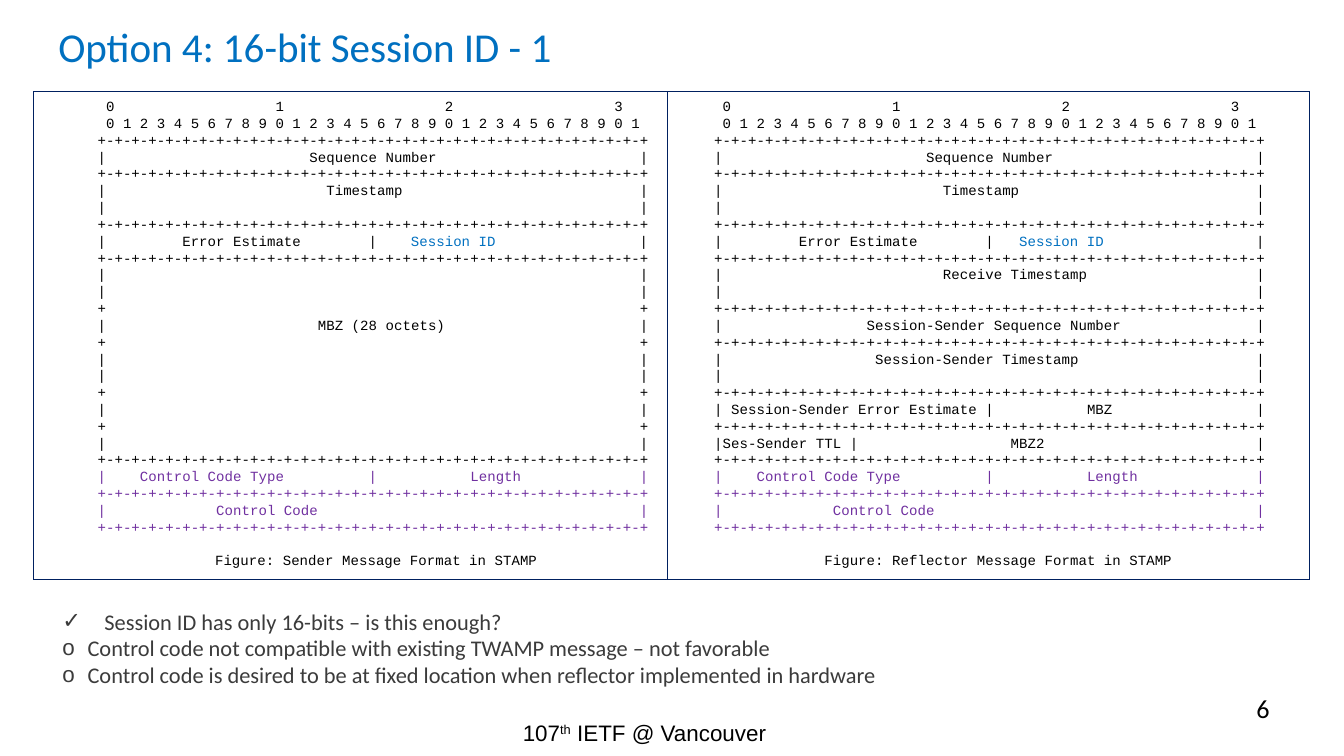
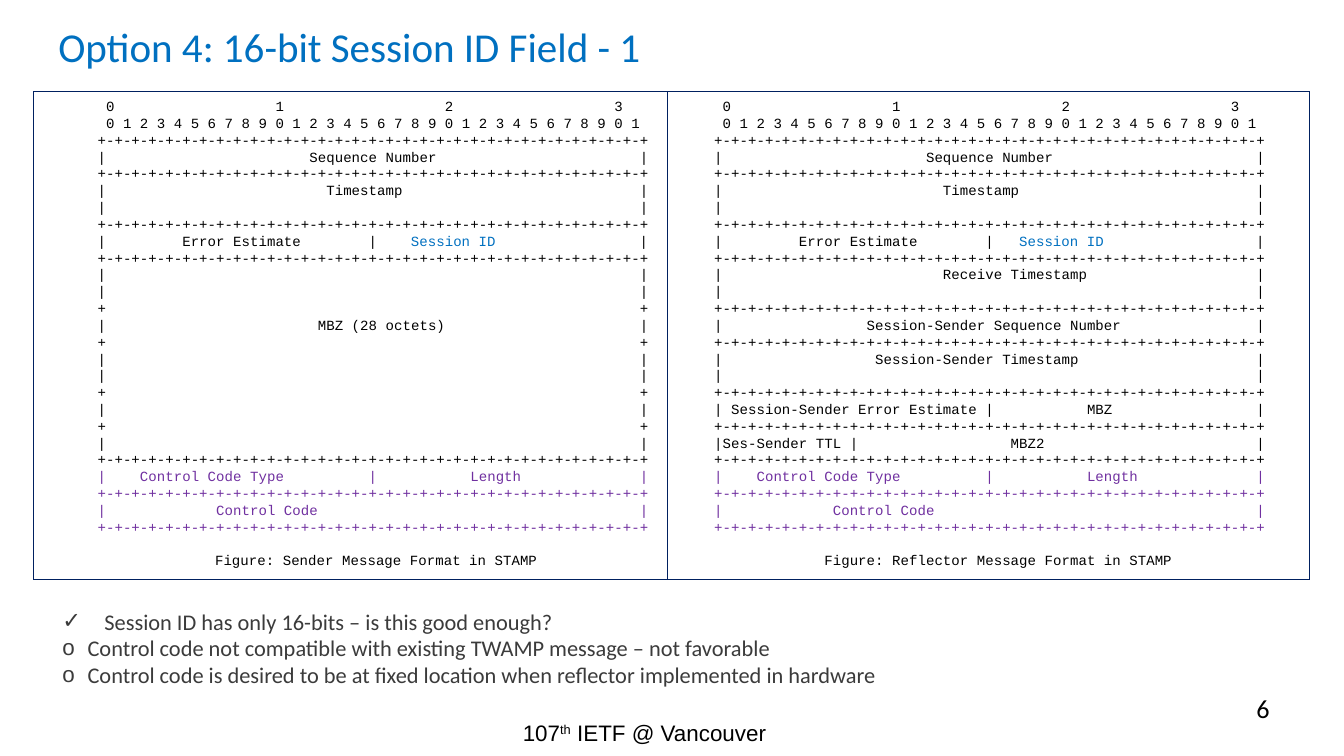
Before and after one commit to rakgandhi/ietf-public, a slide deck: slide 6 of ietf-stamp-session-id-rev1.pptx. Drawn at 1344x756 pixels with LibreOffice and Linux fonts; fonts in the diff are those of the drawing. Boxes give left, top, right and bottom in pixels: in the first picture for what was removed or moved away, otherwise in the second. Text is boxed around its words. In the diff, an @@ line names an element or a change of style, - is before the commit and + after.

```diff
--- a/ietf-stamp-session-id-rev1.pptx
+++ b/ietf-stamp-session-id-rev1.pptx
@@ title at (58, 33, 640, 69): text changed @@
-Option 4: 16-bit Session ID - 1
+Option 4: 16-bit Session ID Field - 1
@@ text at (104, 614, 552, 634): text changed @@
-✓ Session ID has only 16-bits – is this enough?
+✓ Session ID has only 16-bits – is this good enough?
```
Also in this commit, not shown: 2 other slides changed, 1 other file.
